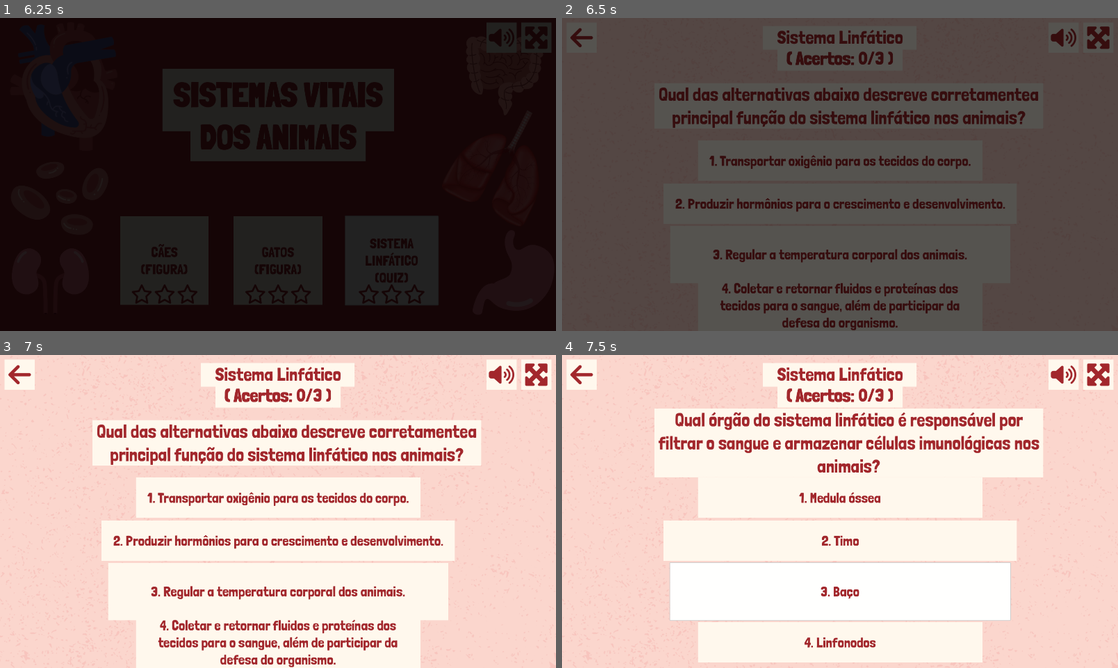
Above: before the commit, frames 1-4 (two rows, left to right).
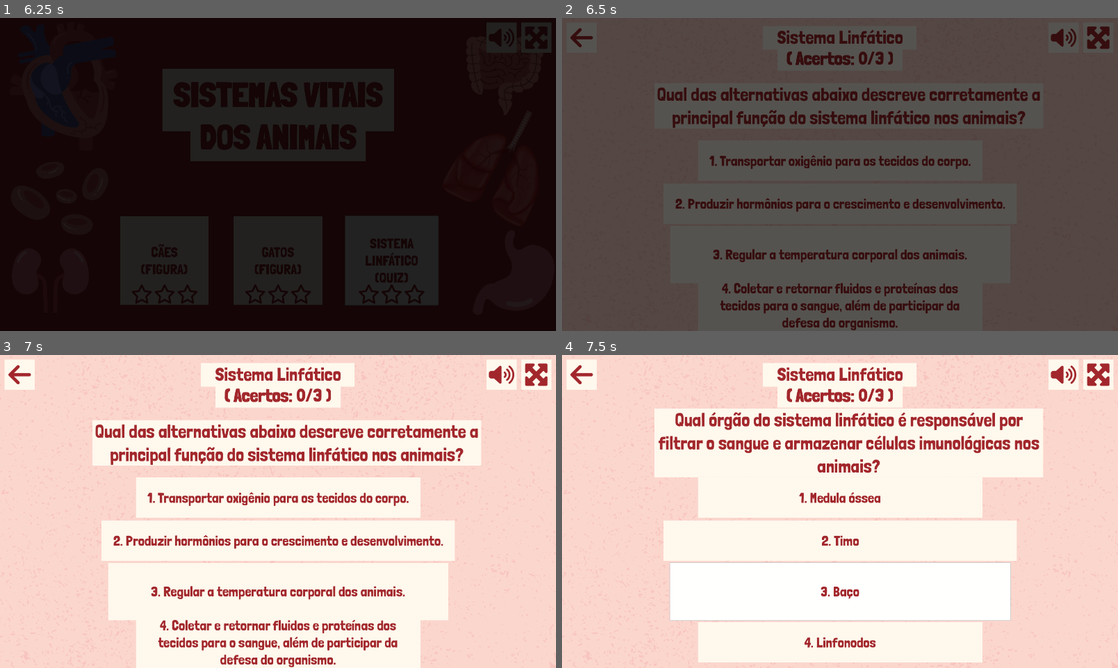
Above: after the commit, the same moments.

Repository: telmotrooper/vet-game
Game: Godot game, scene res://main.tscn
Same seed, same stepped clock (60 frames per second), same inputs: the game is played once before the commit and once after it.
Inputs (mouse positions are in pixels of both pictures, inside the frame that each line leads up to):
- Up to frame 1 (6.25 s): tap Enter at 0.5 s; click (533, 36) at 1.25 s; click "CÃES (FIGURA)" at 2 s; click (533, 36) at 2.75 s; click (533, 36) at 3.5 s; click (22, 36) at 4.25 s; click "GATOS (FIGURA)" at 5 s; click "SISTEMA LINFÁTICO (QUIZ)" at 5.75 s
- Up to frame 2 (6.5 s): no input
- Up to frame 3 (7 s): click "1. Transportar oxigênio para …" at 6.5 s
- Up to frame 4 (7.5 s): click "3. Regular a temperatura corp…" at 7.25 s

Frame 1 is identical in both runs. In frame 2, 1.2% of the frame differs, in the area x 17-86%, y 22-34%; in frame 3, 1.6%; in frame 4, nothing differs.

Commit message:
fixed typo

Diff:
--- a/levels/lymphatic_system_level/questions/funcao_do_sistema_linfatico.tres
+++ b/levels/lymphatic_system_level/questions/funcao_do_sistema_linfatico.tres
@@ -4,6 +4,6 @@
 
 [resource]
 script = ExtResource("1_aex7q")
-text = "Qual das alternativas abaixo descreve corretamentea principal função do sistema linfático nos animais?"
+text = "Qual das alternativas abaixo descreve corretamente a principal função do sistema linfático nos animais?"
 correct_answer = "Coletar e retornar fluidos e proteínas dos tecidos para o sangue, além de participar da defesa do organismo."
 wrong_answers = Array[String](["Transportar oxigênio para os tecidos do corpo.", "Produzir hormônios para o crescimento e desenvolvimento.", "Regular a temperatura corporal dos animais."])
